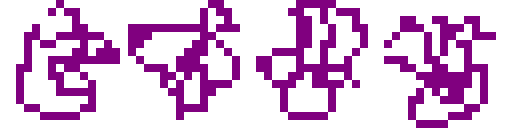
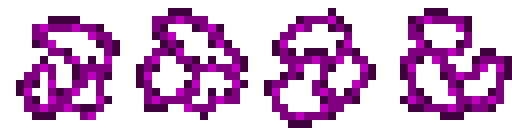
Before/after of a 512 × 128 layered artwork. What changed in the layer stack:
painted on "4" over (384, 8, 512, 128)
painted on "3" over (256, 0, 376, 128)
painted on "2" over (128, 0, 248, 120)
painted on "1" over (16, 0, 120, 120)
